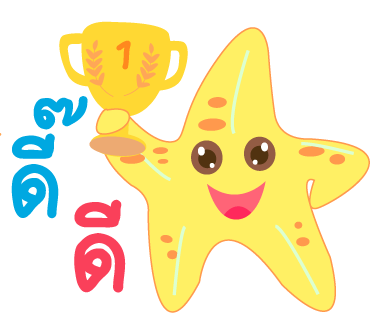
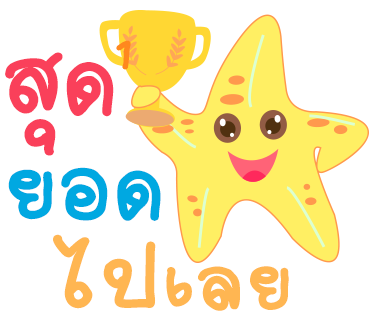
Layers edited between the first and the second 370×320 image:
renamed "ดี" to "ไปเลย", painted on it over [53, 199, 289, 311]
added layer "สุด" above "ยอด" over [5, 52, 114, 156]
renamed "ดี๊" to "ยอด", painted on it over [8, 96, 161, 221]
painted on "Vector Smart Object" over [0, 10, 370, 313]
